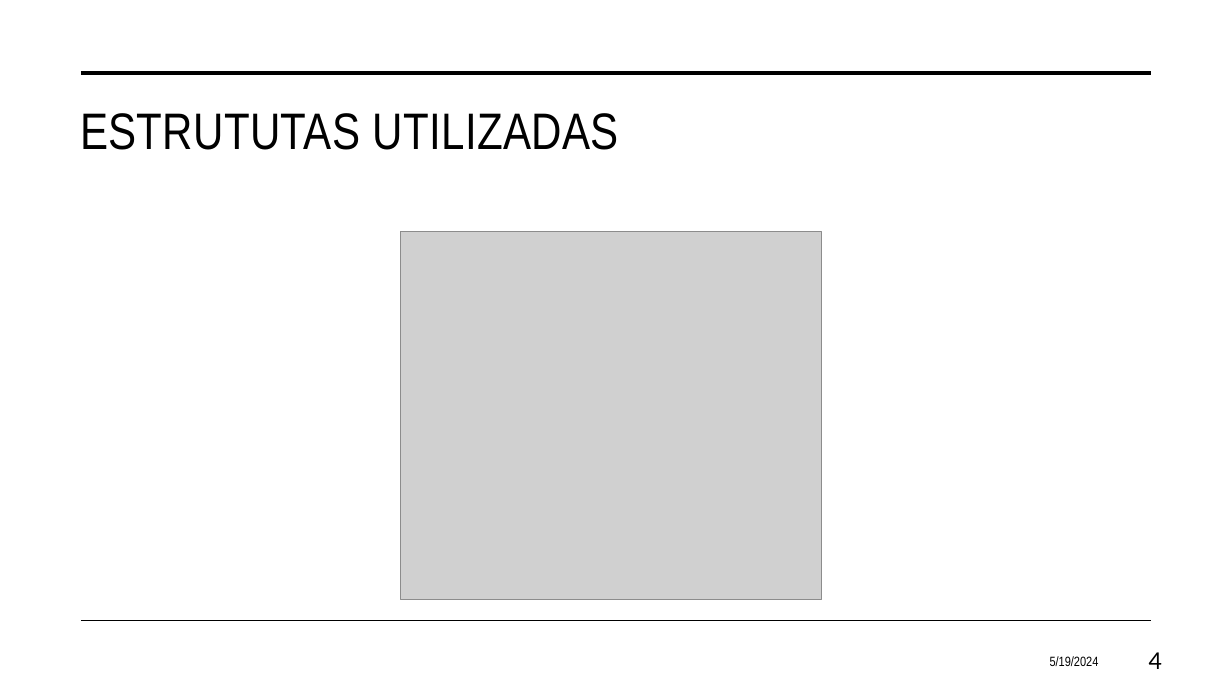
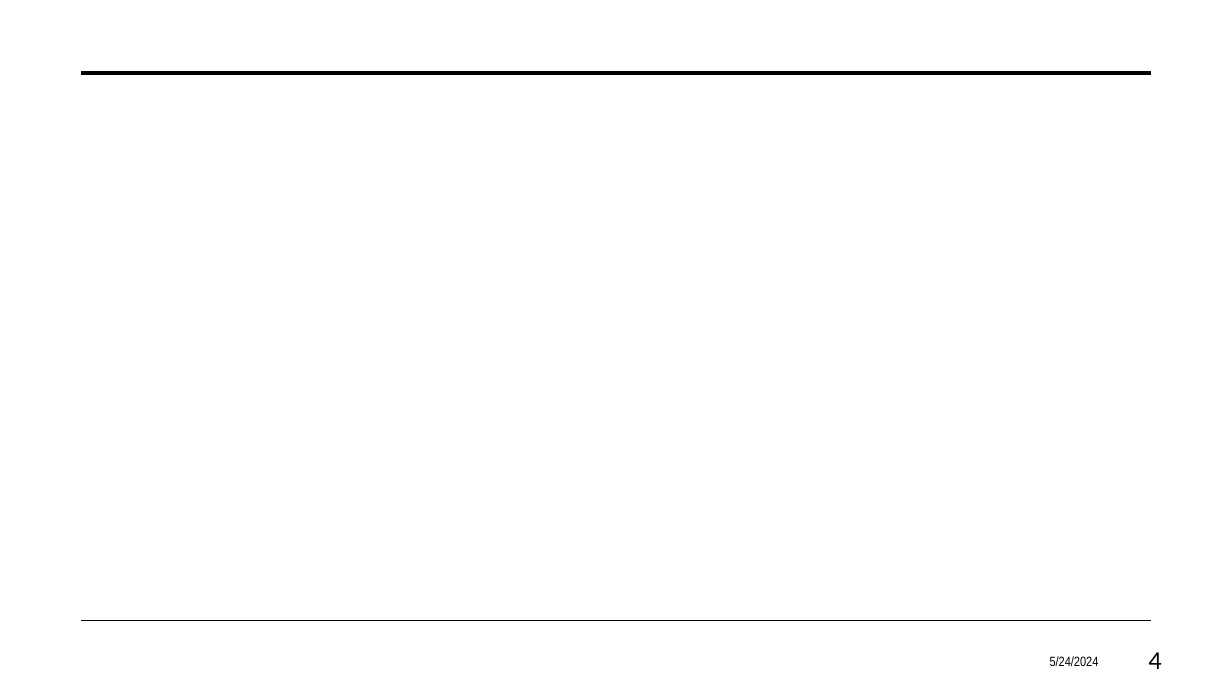
Before and after one commit to eduardosavian/travelling-salesman-genetic-solution, a slide deck: slide 4 of Presentation.pptx. Drawn at 1232x693 pixels with LibreOffice and Linux fonts; fonts in the diff are those of the drawing; grey boxes stand for pictures. Boxes give left, top, right and bottom in pixels: in the first picture for what was removed or moved away, otherwise in the second. Text is boxed around its words. In the diff, an @@ line names an element or a change of style, - is before the commit and + after.

```diff
--- a/Presentation.pptx
+++ b/Presentation.pptx
@@ title removed at (80,113,619,150) @@
-ESTRUTUTAS UTILIZADAS
@@ picture removed at (401,232,822,600) @@
@@ text at (1050,656,1099,666): text changed @@
-5/19/2024
+5/24/2024
```
Also in this commit, not shown: 5 other slides changed, 18 slides removed, 2 other files.
